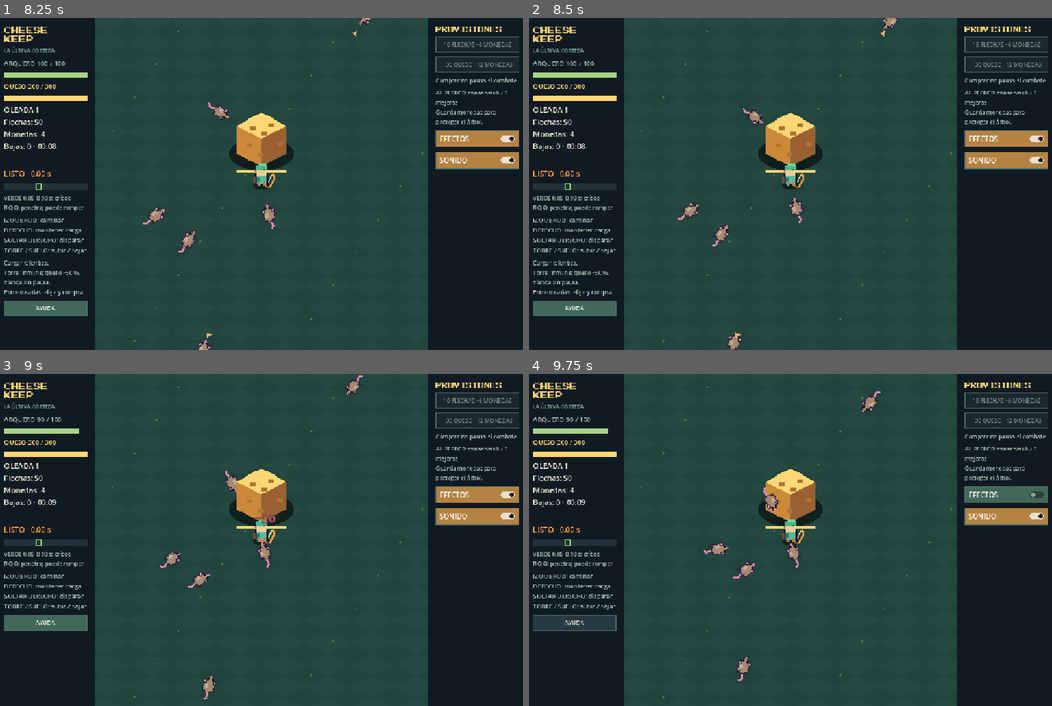
Above: before the commit, frames 1-4 (two rows, left to right).
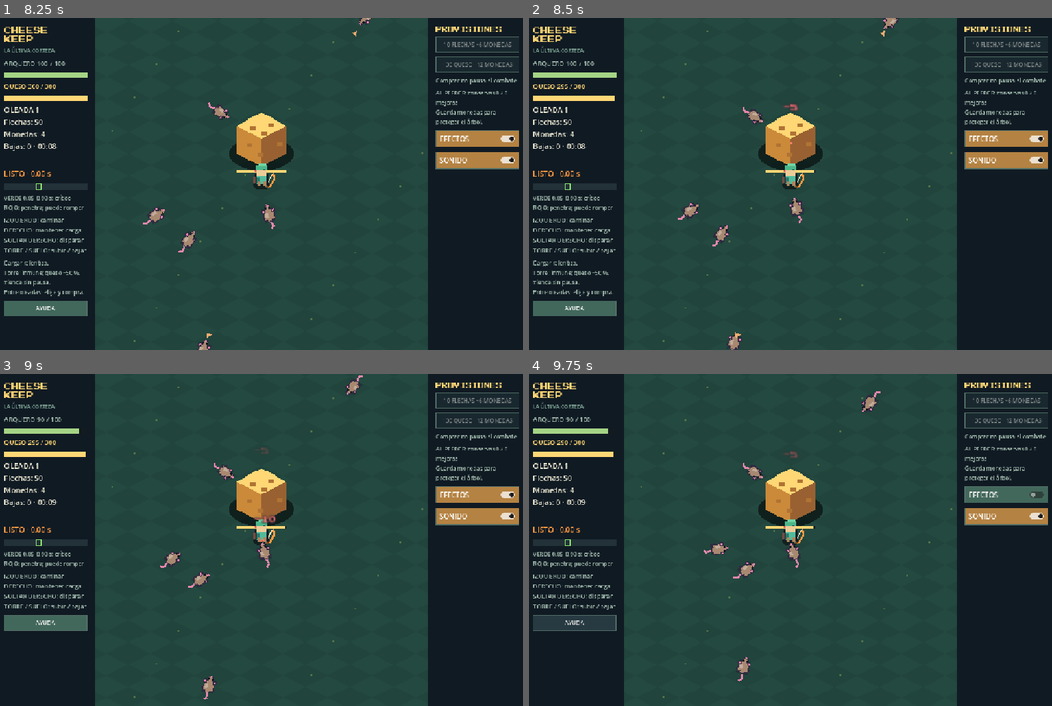
Above: after the commit, the same moments.

Repository: ReXray05/cheesekeep
Game: Godot game, scene res://scenes/game/game.tscn
The game is run twice, just before and just after one commit, with the same random seed, the same clock (stepped at 60 frames per second) and the same inputs. Sound files missing from this copy of the repository are replaced by a short silence.
Inputs:
- Up to frame 1 (8.25 s): click "EMPEZAR OLEADA" at 0.5 s; click "AYUDA" at 1.25 s; click "AYUDA" at 2 s; click "10 FLECHAS · 6 MONEDAS" at 2.75 s; click "EFECTOS" at 3.5 s; click "SONIDO" at 4.25 s; click "AYUDA" at 5 s; click "AYUDA" at 5.75 s; click "EFECTOS" at 6.5 s; click "SONIDO" at 7.25 s; click "AYUDA" at 8 s
- Up to frame 2 (8.5 s): no input
- Up to frame 3 (9 s): click "AYUDA" at 8.75 s
- Up to frame 4 (9.75 s): click "EFECTOS" at 9.5 s

Frame 1 is identical in both runs. In frame 2, 0.1% of the frame differs, in the area x 5-55%, y 20-47%; in frame 3, 0.2%; in frame 4, 0.3%.

Commit message:
Implement V2 physical pickups and enemy combat geometry contracts

Diff:
--- a/scripts/economy/economy_manager.gd
+++ b/scripts/economy/economy_manager.gd
@@ -13,6 +13,15 @@
 func earn(amount: int) -> void:
 	if amount > 0:
 		coins += amount
+
+func collect(kind: String, amount: int) -> bool:
+	if amount <= 0 or kind not in ["coin", "arrow"]:
+		return false
+	if kind == "coin":
+		coins += amount
+	else:
+		ammo += amount
+	return true
 
 func spend(amount: int) -> bool:
 	if amount < 0 or coins < amount:
--- a/scripts/enemies/enemy_controller.gd
+++ b/scripts/enemies/enemy_controller.gd
@@ -6,12 +6,16 @@
 signal summon_requested(kind: String, at: Vector2)
 
 const VisualsScript = preload("res://scripts/enemies/enemy_visuals.gd")
+const Geometry = preload("res://scripts/systems/tower_geometry.gd")
 
 var hp: float = 30.0
 var max_hp: float = 30.0
 var kind: String = "basic"
 var armor: bool = false
 var dead: bool = false
+var death_source: String = ""
+var tower_enabled: bool = true
+var _tower_pos: Vector2 = Vector2.ZERO
 var radius: float = 9.0
 var speed: float = 29.0
 var player_damage: float = 10.0
@@ -49,6 +53,7 @@
 	hp = max_hp
 	armor = bool(settings.get("armor", false))
 	dead = false
+	death_source = ""
 	radius = float(settings.get("radius", 9))
 	speed = float(settings.get("speed", 29))
 	player_damage = float(settings.get("player_damage", 10))
@@ -67,15 +72,19 @@
 func tick(delta: float, player_pos: Vector2, tower_pos: Vector2, player_alive: bool, mounted: bool) -> void:
 	if dead:
 		return
+	_tower_pos = tower_pos
+	global_position = Geometry.accessible_point(global_position - tower_pos, radius, tower_enabled) + tower_pos
 	_attack_remaining = maxf(0.0, _attack_remaining - delta)
 	if settings.has("summon_interval"):
 		_summon_remaining -= delta
 		if _summon_remaining <= 0.0:
 			_summon_remaining = float(settings["summon_interval"])
-			for side in [-1, 1]: summon_requested.emit("runner", global_position + Vector2(0, side * (radius + 10)))
+			for side in [-1, 1]:
+				var summon_at: Vector2 = global_position + Vector2(0, side * (radius + 10))
+				summon_requested.emit("runner", Geometry.accessible_point(summon_at - tower_pos, 7.0, tower_enabled) + tower_pos)
 	var target: String = "tower"
 	var destination: Vector2 = tower_pos
-	var stop_distance: float = radius + 29.0
+	var stop_distance: float = radius + 5.0
 	var amount: float = tower_damage
 	if player_alive and not mounted and global_position.distance_to(player_pos) < float(settings.get("chase_radius", 80)):
 		target = "player"
@@ -91,12 +100,15 @@
 		return
 	if dash_left > 0.0:
 		var start: Vector2 = global_position
-		global_position += dash_direction * float(settings.get("dash_speed", 110)) * minf(delta, dash_left)
+		var intended: Vector2 = global_position + dash_direction * float(settings.get("dash_speed", 110)) * minf(delta, dash_left)
+		global_position = _constrain(global_position, intended)
 		dash_left = maxf(0.0, dash_left - delta)
+		if global_position.distance_to(intended) > 0.1:
+			dash_left = 0.0
 		move_direction = dash_direction
 		if not _dash_hit:
 			var contact: Vector2 = Geometry2D.get_closest_point_to_segment(tower_pos, start, global_position)
-			if contact.distance_to(tower_pos) < radius + 29.0:
+			if tower_enabled and Geometry.tower_contact(global_position - tower_pos, radius):
 				_dash_hit = true
 				attack.emit("tower", float(settings.get("dash_tower", tower_damage)))
 			elif player_alive and not mounted:
@@ -114,17 +126,26 @@
 		_dash_hit = false
 		_charge_remaining = float(settings.get("charge_interval", 4))
 		return
-	move_direction = offset.normalized() if distance > 0.001 else Vector2.ZERO
-	if distance >= stop_distance:
+	var touching: bool = Geometry.tower_contact(global_position - tower_pos, radius) if target == "tower" and tower_enabled else distance < stop_distance
+	var next_target: Vector2 = destination
+	if target == "player" and tower_enabled:
+		next_target = _navigation_target(destination)
+	move_direction = global_position.direction_to(next_target)
+	if not touching:
 		# Never overshoot the contact boundary on a long frame.
-		global_position += move_direction * minf(speed * delta, maxf(0.0, distance - stop_distance + 0.01))
+		var travel: float = speed * maxf(0.0, delta)
+		if target == "player" and next_target.is_equal_approx(destination):
+			travel = minf(travel, maxf(0.0, distance - stop_distance + 0.01))
+		else:
+			travel = minf(travel, global_position.distance_to(next_target))
+		global_position = _constrain(global_position, global_position + move_direction * travel)
 		return
 	move_direction = Vector2.ZERO
 	if _attack_remaining <= 0.0:
 		_attack_remaining = attack_cooldown
 		attack.emit(target, amount)
 
-func take_hit(damage: float, critical: bool) -> Dictionary:
+func take_hit(damage: float, critical: bool, source: String = "arrow") -> Dictionary:
 	var result: Dictionary = {"killed": false, "blocked": false, "dealt": 0.0, "broken": false}
 	if dead or damage <= 0.0:
 		return result
@@ -142,8 +163,54 @@
 		_visuals.call("hit_feedback", critical, bool(result["blocked"]))
 	if hp <= 0.0:
 		dead = true
+		death_source = source
 		result["killed"] = true
 		move_direction = Vector2.ZERO
 		visible = false
 		died.emit(reward)
 	return result
+
+func apply_knockback(direction: Vector2, amount: float) -> void:
+	if dead or amount <= 0.0 or direction.length_squared() < 0.000001:
+		return
+	global_position = _constrain(global_position, global_position + direction.normalized() * amount)
+
+func _constrain(from: Vector2, to: Vector2) -> Vector2:
+	return Geometry.constrain_motion(from - _tower_pos, to - _tower_pos, radius, tower_enabled) + _tower_pos
+
+func _visible_path(from: Vector2, to: Vector2) -> bool:
+	return _constrain(from, to).distance_to(to) < 0.1
+
+func _navigation_target(destination: Vector2) -> Vector2:
+	# Visibility graph around the shared expanded rectangle; shortest complete
+	# route chooses a stable side even when the player is exactly opposite.
+	if _visible_path(global_position, destination):
+		return destination
+	var rect: Rect2 = Geometry.TOWER_RECT.grow(radius + 2.0)
+	var points: Array[Vector2] = [global_position, destination,
+		rect.position + _tower_pos, Vector2(rect.end.x, rect.position.y) + _tower_pos,
+		rect.end + _tower_pos, Vector2(rect.position.x, rect.end.y) + _tower_pos]
+	var costs: Array[float] = [0.0, INF, INF, INF, INF, INF]
+	var parents: Array[int] = [-1, -1, -1, -1, -1, -1]
+	var visited: Array[bool] = [false, false, false, false, false, false]
+	for _iteration in points.size():
+		var chosen: int = -1
+		for index in points.size():
+			if not visited[index] and (chosen < 0 or costs[index] < costs[chosen]):
+				chosen = index
+		if chosen < 0 or is_inf(costs[chosen]):
+			break
+		visited[chosen] = true
+		if chosen == 1:
+			var first: int = 1
+			while parents[first] > 0:
+				first = parents[first]
+			return points[first]
+		for index in points.size():
+			if visited[index] or not _visible_path(points[chosen], points[index]):
+				continue
+			var cost: float = costs[chosen] + points[chosen].distance_to(points[index])
+			if cost < costs[index]:
+				costs[index] = cost
+				parents[index] = chosen
+	return global_position
--- /dev/null
+++ b/scripts/pickups/pickup_manager.gd
@@ -0,0 +1,98 @@
+extends Node2D
+class_name PickupManager
+
+signal collected(kind: String, amount: int, at: Vector2)
+
+const TowerGeometry = preload("res://scripts/systems/tower_geometry.gd")
+
+# One record draws one pack regardless of its quantity. There are no child nodes,
+# timers or expiration: wealth stays on the ground until collected or clear().
+var records: Array[Dictionary] = []
+var config: Dictionary = {}
+var _clock: float = 0.0
+
+func setup(cfg: Dictionary) -> void:
+	config = cfg.duplicate(true)
+
+func spawn_pickup(kind: String, amount: int, at: Vector2) -> void:
+	if kind not in ["coin", "arrow"] or amount <= 0:
+		return
+	at = _accessible(at)
+	var nearest: int = -1
+	var nearest_distance: float = INF
+	for index in records.size():
+		if records[index].kind == kind:
+			var distance: float = at.distance_squared_to(records[index].at)
+			if distance < nearest_distance:
+				nearest = index
+				nearest_distance = distance
+	var cap: int = maxi(2, int(config.get("pickup_records", 96)))
+	var merge_radius: float = maxf(0.0, float(config.get("pickup_merge_radius", 8.0)))
+	if nearest >= 0 and (nearest_distance <= merge_radius * merge_radius or records.size() >= cap):
+		records[nearest].amount += amount
+	else:
+		# Reserve one slot for each allowed type so hitting the cap cannot lose it.
+		if nearest < 0 and records.size() >= cap - 1:
+			_compress_same_kind()
+		records.append({"kind": kind, "amount": amount, "at": at, "phase": fmod(_clock + records.size() * 1.7, TAU)})
+	queue_redraw()
+
+func tick(delta: float, collector_pos: Vector2, can_collect: bool, collect_radius: float = 12.0, magnet_radius: float = 12.0) -> void:
+	_clock = fmod(_clock + maxf(0.0, delta), TAU * 100.0)
+	if can_collect:
+		var radius: float = maxf(0.0, collect_radius)
+		var attraction: float = maxf(radius, magnet_radius)
+		# Remove before emitting. A callback may spawn another record or call tick.
+		var rewards: Array[Dictionary] = []
+		for index in range(records.size() - 1, -1, -1):
+			var pack: Dictionary = records[index]
+			var at: Vector2 = pack.at
+			if at.distance_to(collector_pos) <= attraction:
+				at = _move(at, at.move_toward(collector_pos, maxf(0.0, delta) * float(config.get("pickup_magnet_speed", 110.0))))
+				pack.at = at
+			if at.distance_to(collector_pos) <= radius:
+				records.remove_at(index)
+				rewards.append(pack)
+		for pack in rewards:
+			collected.emit(pack.kind, pack.amount, pack.at)
+	queue_redraw()
+
+func clear() -> void:
+	records.clear()
+	_clock = 0.0
+	queue_redraw()
+
+func _compress_same_kind() -> void:
+	for first in records.size():
+		for second in range(first + 1, records.size()):
+			if records[first].kind == records[second].kind:
+				records[first].amount += records[second].amount
+				records.remove_at(second)
+				return
+
+func _accessible(at: Vector2) -> Vector2:
+	return TowerGeometry.accessible_point(at, 3.0, bool(config.get("tower_enabled", true)))
+
+func _move(at: Vector2, to: Vector2) -> Vector2:
+	return TowerGeometry.constrain_motion(at, to, 3.0, bool(config.get("tower_enabled", true)))
+
+func _draw() -> void:
+	for pack in records:
+		var at: Vector2 = pack.at
+		var bob: float = roundf(sin(_clock * 3.0 + float(pack.phase)))
+		draw_rect(Rect2(at + Vector2(-4, 1), Vector2(8, 2)), Color(0.02, 0.04, 0.05, 0.4))
+		at = at.round() + Vector2(0, bob - 2)
+		if pack.kind == "coin":
+			draw_rect(Rect2(at + Vector2(-3, -4), Vector2(6, 8)), Color("49304a"))
+			draw_rect(Rect2(at + Vector2(-4, -2), Vector2(8, 4)), Color("49304a"))
+			draw_rect(Rect2(at + Vector2(-2, -3), Vector2(4, 6)), Color("f0b640"))
+			draw_rect(Rect2(at + Vector2(-3, -1), Vector2(6, 2)), Color("f0b640"))
+			draw_rect(Rect2(at + Vector2(-1, -2), Vector2(1, 4)), Color("ffe69a"))
+		else:
+			draw_line(at + Vector2(-5, 3), at + Vector2(4, -3), Color("34263e"), 3.0)
+			draw_line(at + Vector2(-5, 3), at + Vector2(4, -3), Color("d9b47c"), 1.0)
+			draw_colored_polygon(PackedVector2Array([at + Vector2(6,-5), at + Vector2(1,-4), at + Vector2(4,-1)]), Color("d4ede5"))
+			draw_rect(Rect2(at + Vector2(-6, 1), Vector2(2, 3)), Color("9ecb9b"))
+		if fmod(_clock + float(pack.phase), 2.5) < 0.16:
+			draw_line(at + Vector2(4,-5), at + Vector2(4,-1), Color("fff1cb"))
+			draw_line(at + Vector2(2,-3), at + Vector2(6,-3), Color("fff1cb"))
--- /dev/null
+++ b/tests/v2_enemy_economy.gd
@@ -0,0 +1,92 @@
+extends SceneTree
+
+const Enemy = preload("res://scripts/enemies/enemy_controller.gd")
+const Economy = preload("res://scripts/economy/economy_manager.gd")
+const Pickups = preload("res://scripts/pickups/pickup_manager.gd")
+const Geometry = preload("res://scripts/systems/tower_geometry.gd")
+var rewards: int = 0
+var resources: Dictionary = {"coin": 0, "arrow": 0}
+
+func _initialize() -> void:
+	var economy = Economy.new()
+	economy.setup({"start_coins": 0, "start_ammo": 0})
+	assert(not economy.collect("wrong", 100) and not economy.collect("coin", 0))
+	var manager = Pickups.new()
+	root.add_child(manager)
+	manager.setup({"pickup_records": 4, "pickup_merge_radius": 0.0})
+	manager.collected.connect(func(kind: String, amount: int, _at: Vector2):
+		resources[kind] += amount
+		assert(economy.collect(kind, amount)))
+	for index in 100:
+		manager.spawn_pickup("coin", index + 1, Vector2(60 + index, 60))
+		manager.spawn_pickup("arrow", 2, Vector2(-60 - index, 60))
+	assert(manager.records.size() <= 4)
+	var coins: int = 0
+	var arrows: int = 0
+	for pack in manager.records:
+		if pack.kind == "coin": coins += int(pack.amount)
+		else: arrows += int(pack.amount)
+	assert(coins == 5050 and arrows == 200)
+	manager.tick(20.0, Vector2.ZERO, false, 1000.0, 1000.0)
+	assert(economy.coins == 0 and economy.ammo == 0)
+	manager.tick(0.0, Vector2.ZERO, true, 1000.0, 1000.0)
+	manager.tick(0.0, Vector2.ZERO, true, 1000.0, 1000.0)
+	assert(economy.coins == 5050 and economy.ammo == 200 and manager.records.is_empty())
+	manager.spawn_pickup("arrow", 1, Vector2.ZERO)
+	assert(not Geometry.TOWER_RECT.grow(3).has_point(manager.records[0].at))
+	manager.clear()
+	manager.spawn_pickup("coin", 1, Vector2(-60, 0))
+	manager.tick(1.0, Vector2(60, 0), true, 12.0, 150.0)
+	assert(manager.records.size() == 1 and manager.records[0].at.x < -31)
+	manager.clear()
+	economy.coins = 0
+	economy.ammo = 0
+	var shield = Enemy.new()
+	root.add_child(shield)
+	shield.configure("boss")
+	shield.died.connect(func(reward: int):
+		assert(shield.death_source == "melee")
+		rewards += 1
+		manager.spawn_pickup("coin", reward, Vector2(70, 70))
+		manager.spawn_pickup("arrow", 2, Vector2(70, 70)))
+	assert(shield.take_hit(12, false, "spectral").dealt == 3.0 and shield.armor)
+	for _hit in 100:
+		shield.take_hit(12, false, "melee")
+	assert(shield.dead and shield.armor and rewards == 1)
+	shield.take_hit(1000, true)
+	assert(rewards == 1 and economy.ammo == 0 and economy.coins == 0)
+	manager.tick(0.0, Vector2(70,70), true, 12, 12)
+	assert(economy.coins == 35 and economy.ammo == 2 and economy.consume_arrow())
+	shield.free()
+	# Every approach direction eventually reaches the geometric contact and attacks.
+	for side in 16:
+		var rat = Enemy.new()
+		root.add_child(rat)
+		rat.configure("basic")
+		rat.position = Vector2.from_angle(TAU * side / 16.0) * 120.0
+		for _step in 200: rat.tick(0.05, Vector2(500,0), Vector2.ZERO, false, true)
+		assert(Geometry.tower_contact(rat.position, rat.radius))
+		assert(not Geometry.TOWER_RECT.grow(rat.radius).has_point(rat.position))
+		rat.apply_knockback(-rat.position, 200.0)
+		assert(not Geometry.TOWER_RECT.grow(rat.radius).has_point(rat.position))
+		rat.free()
+	var chase = Enemy.new()
+	root.add_child(chase)
+	chase.configure("runner")
+	chase.settings.chase_radius = 1000
+	chase.position = Vector2(-70,0)
+	for _step in 200: chase.tick(0.05, Vector2(70,0), Vector2.ZERO, true, false)
+	assert(chase.position.distance_to(Vector2(70,0)) <= chase.radius + 5.1)
+	chase.free()
+	var tank = Enemy.new()
+	root.add_child(tank)
+	tank.configure("tank")
+	tank.position = Vector2(-80,0)
+	tank.dash_direction = Vector2.RIGHT
+	tank.dash_left = 1.0
+	tank.tick(1.0, Vector2(80,0), Vector2.ZERO, false, true)
+	assert(tank.position.x < -41 and tank.dash_left == 0)
+	tank.free()
+	manager.free()
+	print("PASS V2 enemy/economy: protected zero-resource melee recovery, unique death source, exact cap sums, mounted gate, no expiry, reachable miss, tower magnet block, 360 contact, opposite chase detour, swept charge/knockback")
+	quit()
Not shown, added: scripts/pickups/pickup_manager.gd.uid
Not shown, added: tests/v2_enemy_economy.gd.uid
